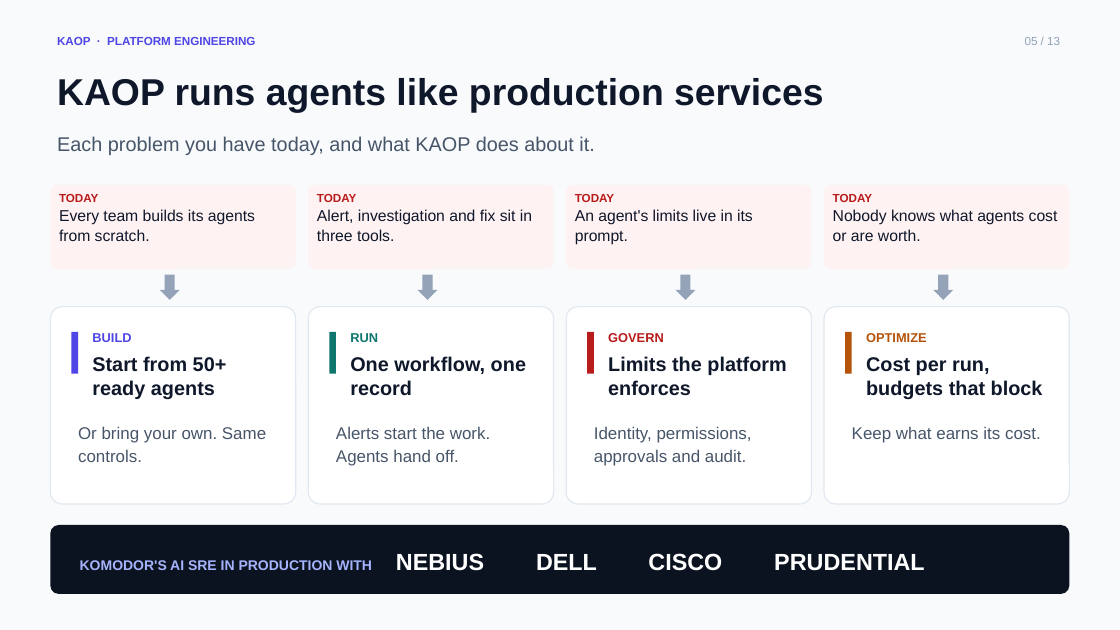
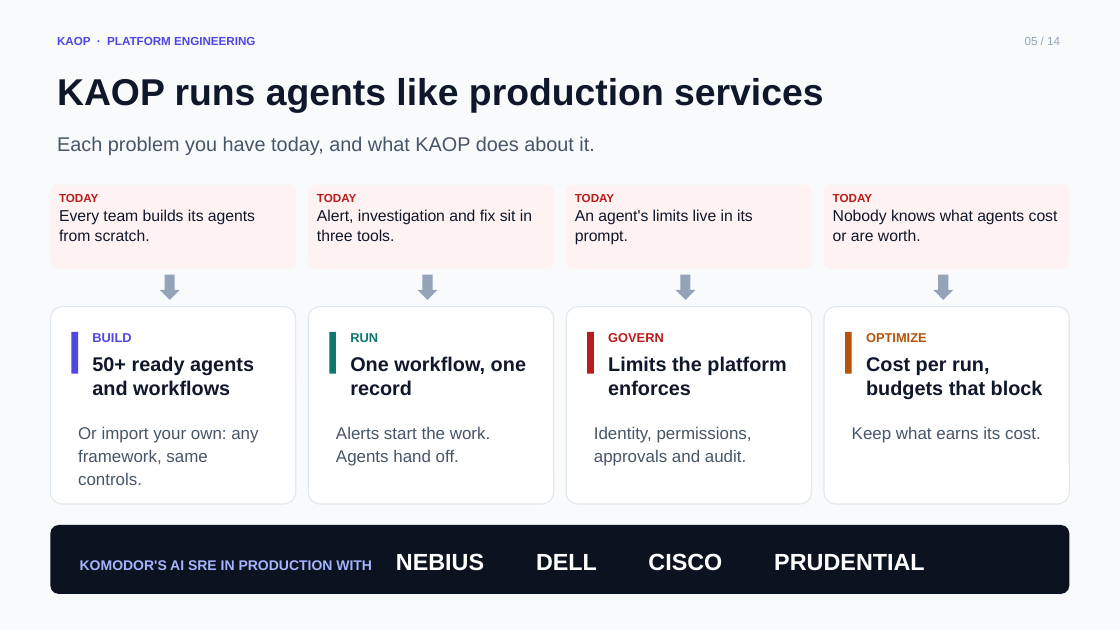
Before and after one commit to chizeni24/komodor-production-lab, a slide deck: slide 5 of docs/presentation/KAOP_Customer_Pitch.pptx. Drawn at 1120x630 pixels with LibreOffice and Linux fonts; fonts in the diff are those of the drawing. Boxes give left, top, right and bottom in pixels: in the first picture for what was removed or moved away, otherwise in the second. Text is boxed around its words. In the diff, an @@ line names an element or a change of style, - is before the commit and + after.

```diff
--- a/docs/presentation/KAOP_Customer_Pitch.pptx
+++ b/docs/presentation/KAOP_Customer_Pitch.pptx
@@ text at (x1=1025, y1=37, x2=1060, y2=45): text changed @@
-05 / 13
+05 / 14
@@ text at (x1=92, y1=356, x2=254, y2=396): text changed @@
-Start from 50+ ready agents
+50+ ready agents and workflows
@@ text at (x1=78, y1=426, x2=258, y2=485): text changed @@
-Or bring your own. Same controls.
+Or import your own: any framework, same controls.
```
Also in this commit, not shown: 11 other slides changed, 1 slide added, 1 other file.
